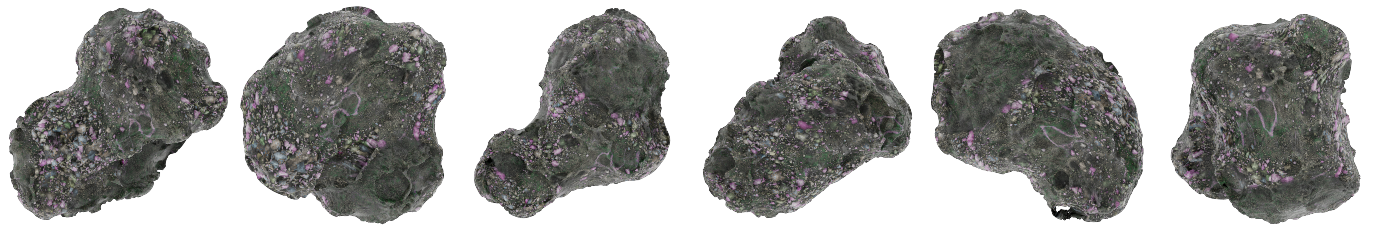
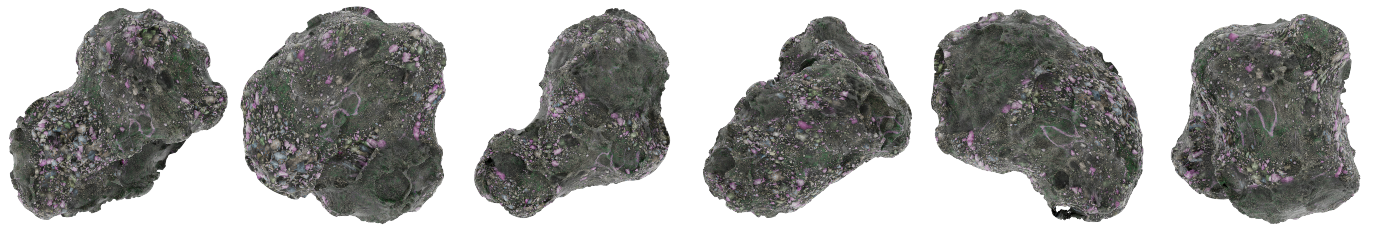
Revision of a layered 1380 x 230 image; what changed, layer by layer:
hid "asteroid-carbonic-medium-colour-01.png" over [9, 6, 1361, 225]
